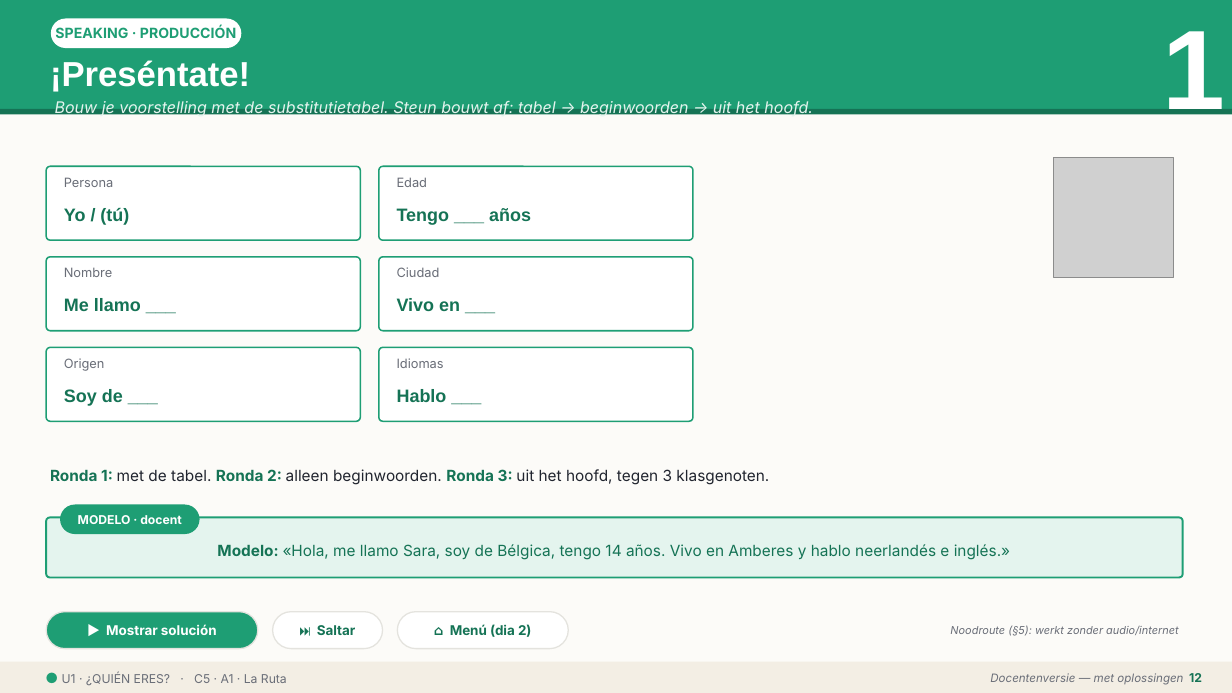
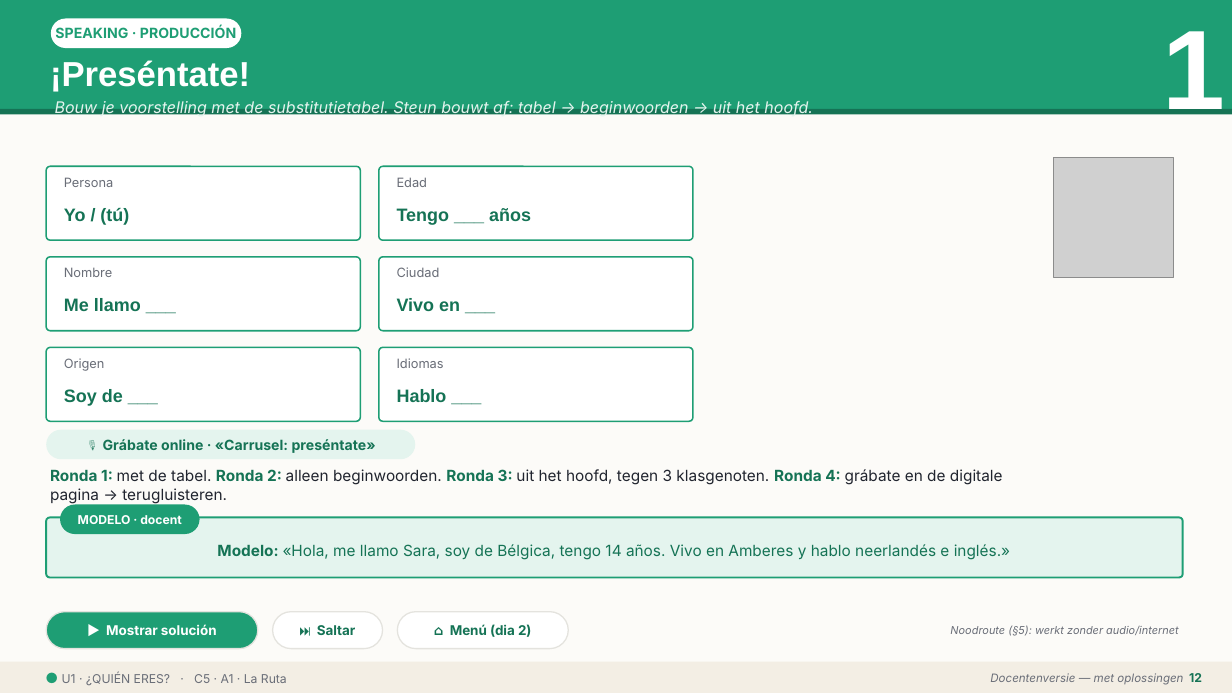
Before and after one commit to WimWuyts/espa-ol-en-la-pr-ctica, a slide deck: slide 12 of 03-build/pptx/C5_U1_docente.pptx. Drawn at 1232x693 pixels with LibreOffice and Linux fonts; fonts in the diff are those of the drawing; grey boxes stand for pictures. Boxes give left, top, right and bottom in pixels: in the first picture for what was removed or moved away, otherwise in the second. Text is boxed around its words. In the diff, an @@ line names an element or a change of style, - is before the commit and + after.

```diff
--- a/03-build/pptx/C5_U1_docente.pptx
+++ b/03-build/pptx/C5_U1_docente.pptx
@@ rounded rectangle added at box(46, 430, 415, 459), fill #E4F4EE, 11 pt, text #157355, bold @@
+🎙️ Grábate online · «Carrusel: preséntate»
@@ text at box(50, 469, 1003, 505): text changed @@
-Ronda 1: met de tabel. Ronda 2: alleen beginwoorden. Ronda 3: uit het hoofd, tegen 3 klasgenoten.
+Ronda 1: met de tabel. Ronda 2: alleen beginwoorden. Ronda 3: uit het hoofd, tegen 3 klasgenoten. Ronda 4: grábate en de digitale pagina → terugluisteren.
```
Also in this commit, not shown: 2 other files.
